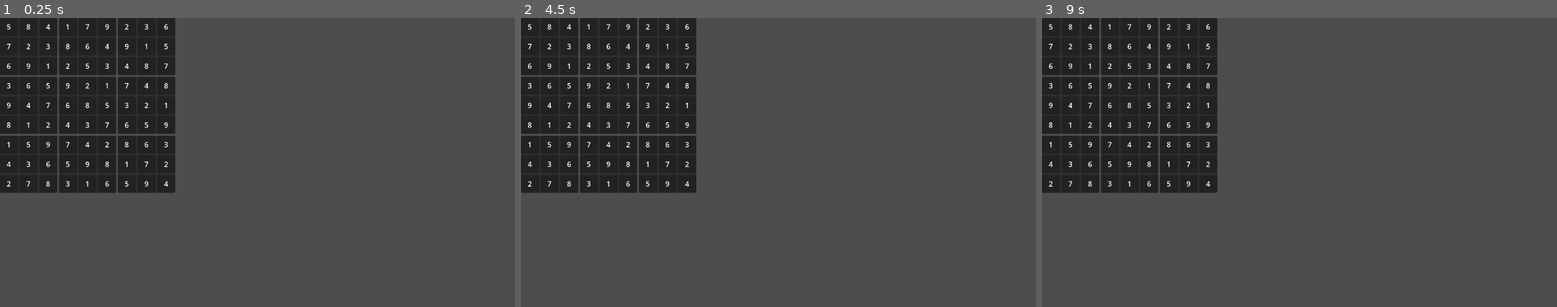
Above: before the commit, frames 1-3 (left to right).
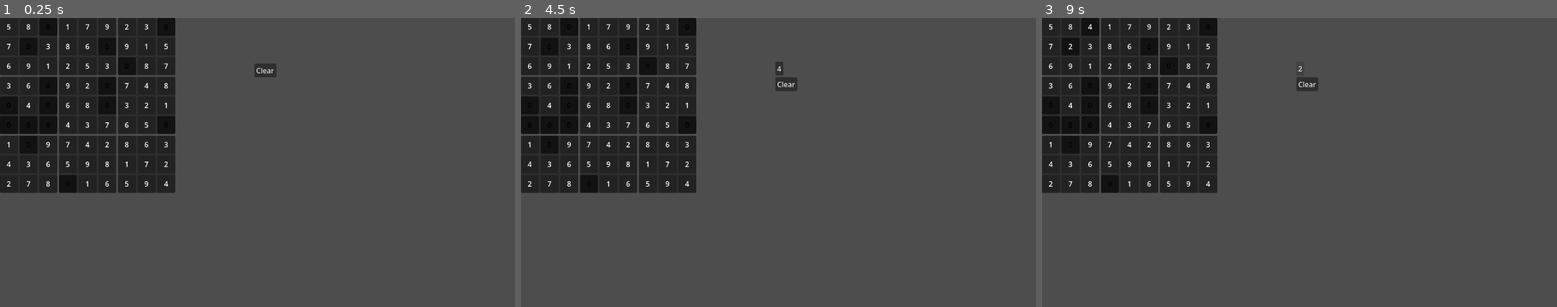
Above: after the commit, the same moments.

Repository: Tkach-Illia/Sudoku
Game: Godot game, scene res://scenes/main.tscn
Two runs of this game, one before a commit and one after it. Both use one fixed random seed, a clock stepped at 60 frames per second and the inputs below.
Inputs (mouse positions are in pixels of both pictures, inside the frame that each line leads up to):
- Up to frame 1 (0.25 s): no input
- Up to frame 2 (4.5 s): click (788, 70) at 0.5 s, where only the run after the commit has a clickable "Clear"; click (788, 70) at 1.25 s, where only the run after the commit has a clickable "Clear"; click (788, 70) at 2 s, where only the run after the commit has a clickable "Clear"; tap Enter at 2.75, 4.25 s; move the mouse to (531, 26) at 2.77 s; click (531, 26) at 2.92 s; tap Space at 3.5 s; move the mouse to (551, 26) at 3.52 s; click (551, 26) at 3.67 s; move the mouse to (567, 26) at 4.27 s; click (567, 26) at 4.42 s
- Up to frame 3 (9 s): click (1299, 70) at 5 s, where only the run after the commit has a clickable "4"; click (1299, 70) at 5.75 s, where only the run after the commit has a clickable "4"; click (1299, 70) at 6.5 s, where only the run after the commit has a clickable "4"; tap Space at 7.25 s; move the mouse to (1052, 46) at 7.27 s; click (1052, 46) at 7.42 s; tap Enter at 8 s; move the mouse to (1072, 46) at 8.02 s; click (1072, 46) at 8.17 s; click (1299, 70) at 8.75 s, where only the run after the commit has a clickable "2"

The runs differ from the first frame. In frame 1, 0.4% of the frame differs, in the area x 1-54%, y 2-59%; in frame 2, 0.5%; in frame 3, 0.4%.
Error after the commit: Invalid access of index '0' on a base object of type: 'Array'. (res://scripts/main.gd:58)

Commit message:
Connected signals

Diff:
--- a/scenes/keyboard.tscn
+++ b/scenes/keyboard.tscn
@@ -2,7 +2,18 @@
 
 [ext_resource type="Script" uid="uid://db43e4782jf8" path="res://scripts/keyboard.gd" id="1_attx4"]
 
-[node name="Keyboard" type="GridContainer" unique_id=1720932743]
-offset_right = 40.0
-offset_bottom = 40.0
+[node name="Keyboard" type="VBoxContainer" unique_id=33074322 node_paths=PackedStringArray("but_container")]
+offset_right = 49.0
+offset_bottom = 35.0
 script = ExtResource("1_attx4")
+but_container = NodePath("Buttons")
+
+[node name="Buttons" type="GridContainer" parent="." unique_id=134459360]
+layout_mode = 2
+columns = 3
+
+[node name="Clear" type="Button" parent="." unique_id=459326681]
+layout_mode = 2
+text = "Clear"
+
+[connection signal="pressed" from="Clear" to="." method="_on_clear_pressed"]
--- a/scripts/keyboard.gd
+++ b/scripts/keyboard.gd
@@ -1,5 +1,6 @@
-extends GridContainer
+extends Container
 
+@export var but_container: GridContainer
 var coords: Array
 var number: int
 
@@ -8,8 +9,8 @@
 	EventBus.returnValidNumbers.connect(_fill_keyboard)
 
 func _show_self(_number: int, _coords:Array):
-	for child in get_children():
-		remove_child(child)
+	for child in but_container.get_children():
+		but_container.remove_child(child)
 		child.queue_free()
 	number=_number
 	coords=_coords
@@ -20,8 +21,13 @@
 	for number in numbers:
 		var btn: Button = Button.new()
 		btn.text = str(number)
-		btn.pressed.connect(func(): return int(self.text))
-		add_child(btn)
+		btn.pressed.connect(button_pressed.bind(number))
+		print(but_container)
+		but_container.add_child(btn)
 
 func button_pressed(_number: int):
-	print(number)
+	EventBus.changeNumber.emit(_number, coords)
+
+
+func _on_clear_pressed() -> void:
+	EventBus.changeNumber.emit(0, coords)
--- a/scripts/main.gd
+++ b/scripts/main.gd
@@ -12,6 +12,7 @@
 func _ready() -> void:
 	allowed_numbers = sudoku_gen.getAllowedNumbers()
 	board_numbers = sudoku_gen.fill_board()
+	board_numbers = sudoku_gen.init_board_for_game(board_numbers, 0.2)
 	var board_array = generate_board_array(board_numbers)
 	board_node.setup(board_array)
 	EventBus.initCalcValidNumbers.connect(_getValidNumbers)
@@ -27,7 +28,7 @@
 			for k in board_numbers[i][j].size():
 				var xc: Array = []
 				for l in board_numbers[i][j][k].size():
-					xc.append(MyData.new(board_numbers[i][j][k][l],[i,j,k,l], true))
+					xc.append(MyData.new(board_numbers[i][j][k][l],[i,j,k,l], false if board_numbers[i][j][k][l] !=0 else true))
 				by.append(xc)
 			bx.append(by)
 		board.append(bx)
--- a/scripts/single_number.gd
+++ b/scripts/single_number.gd
@@ -10,7 +10,8 @@
 	number_value = data.getNumber()
 	coords = data.getCords()
 	is_changable = data.getChangable()
-	$Label.set_text(str(number_value))
+	updateLabel()
+	EventBus.changeNumber.connect(_update_number)
 	return self
 
 func _on_mouse_entered() -> void:
@@ -26,3 +27,17 @@
 		if event.button_index == 1 and event.is_pressed():
 			print(number_value, coords)
 			EventBus.showKeyboard.emit(number_value, coords)
+
+func _update_number(_number: int, _coords: Array):
+	if coords == _coords:
+		number_value = _number
+		updateLabel()
+
+func updateLabel():
+	if is_changable:
+		set_self_modulate(Color())
+	if number_value == 0:
+		$Label.set_self_modulate(Color())
+	else:
+		$Label.set_self_modulate(Color(1,1,1))
+	$Label.set_text(str(number_value))
--- a/scripts/sudoku_generator.gd
+++ b/scripts/sudoku_generator.gd
@@ -124,3 +124,13 @@
 
 func getAllowedNumbers():
 	return allowed_numbers
+
+func init_board_for_game(board: Array, difficulty: float = .3):
+	var new_board = board
+	for i in new_board.size():
+		for j in new_board[0].size():
+			for k in new_board[0][0].size():
+				for l in new_board[0][0][0].size():
+					if randf() <= difficulty:
+						new_board[i][j][k][l] = 0
+	return new_board
